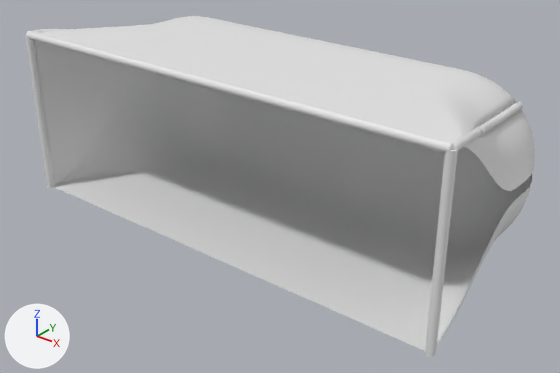
The OBJ model assets/models/rl2/arena_goal_orange.obj: old version first, new version second.
Camera for both pictures: a 50 mm camera at (1.352, -1.707, 0.878) aimed at (0.037, -0.063, -0.142). The axes (+X, +Y, +Z) are drawn at lower left. The lights are the same throughout. The older version comes first. Where no turn or scale is listed for an object, it has been applied to the vertices.

Names of what the first picture shows: 'arena_goal_orange'.
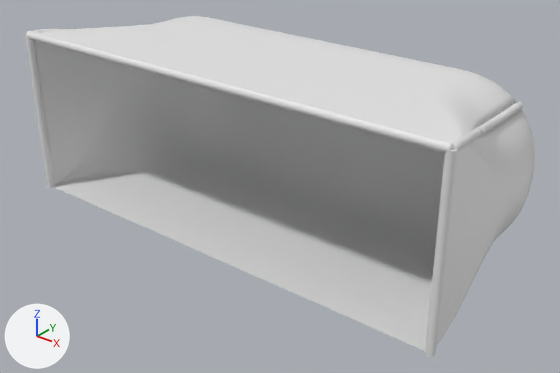
What differs and where, as boxes [x1, y1, x2, y2] in the pictures (560 x 373 px):
part 1 of me_arena_goal_orange, built on
    after: [437, 147, 534, 344]

Edits to the bpy script that builds the scene:
```text
Change me_arena_goal_orange:
    used by ob_arena_goal_orange; location = (0.0, 0.0, 0.0)
    remove me_arena_goal_orange.from_pydata(...)  # 2160 vertices, 4126 faces; spans x -0.728..0.728, y -0.365..0.363, z -0.258..0.27
    add me_arena_goal_orange.from_pydata(...)  # 2180 vertices, 4196 faces; spans x -0.728..0.728, y -0.365..0.363, z -0.258..0.27
    me_arena_goal_orange part 1
    1 face is deleted
    20 vertices are added at x 0.715, y -0.352..-0.072, z -0.129..0.129
    71 new faces join them
    other edits to the shape of me_arena_goal_orange do not show in these pictures
```
